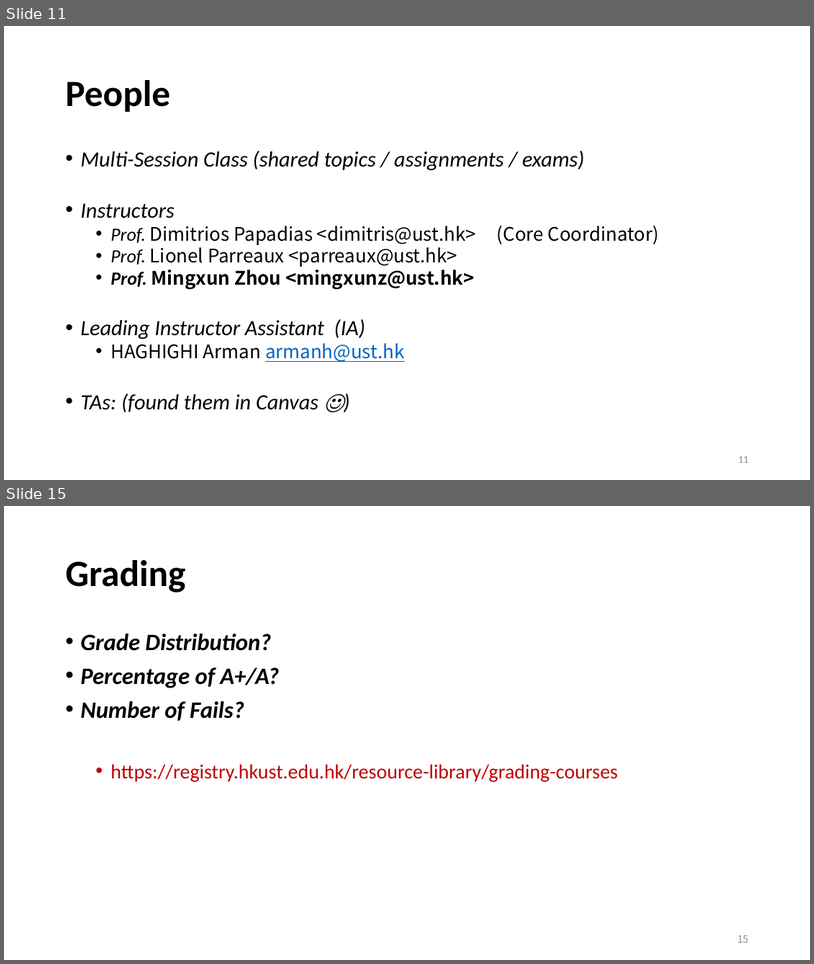
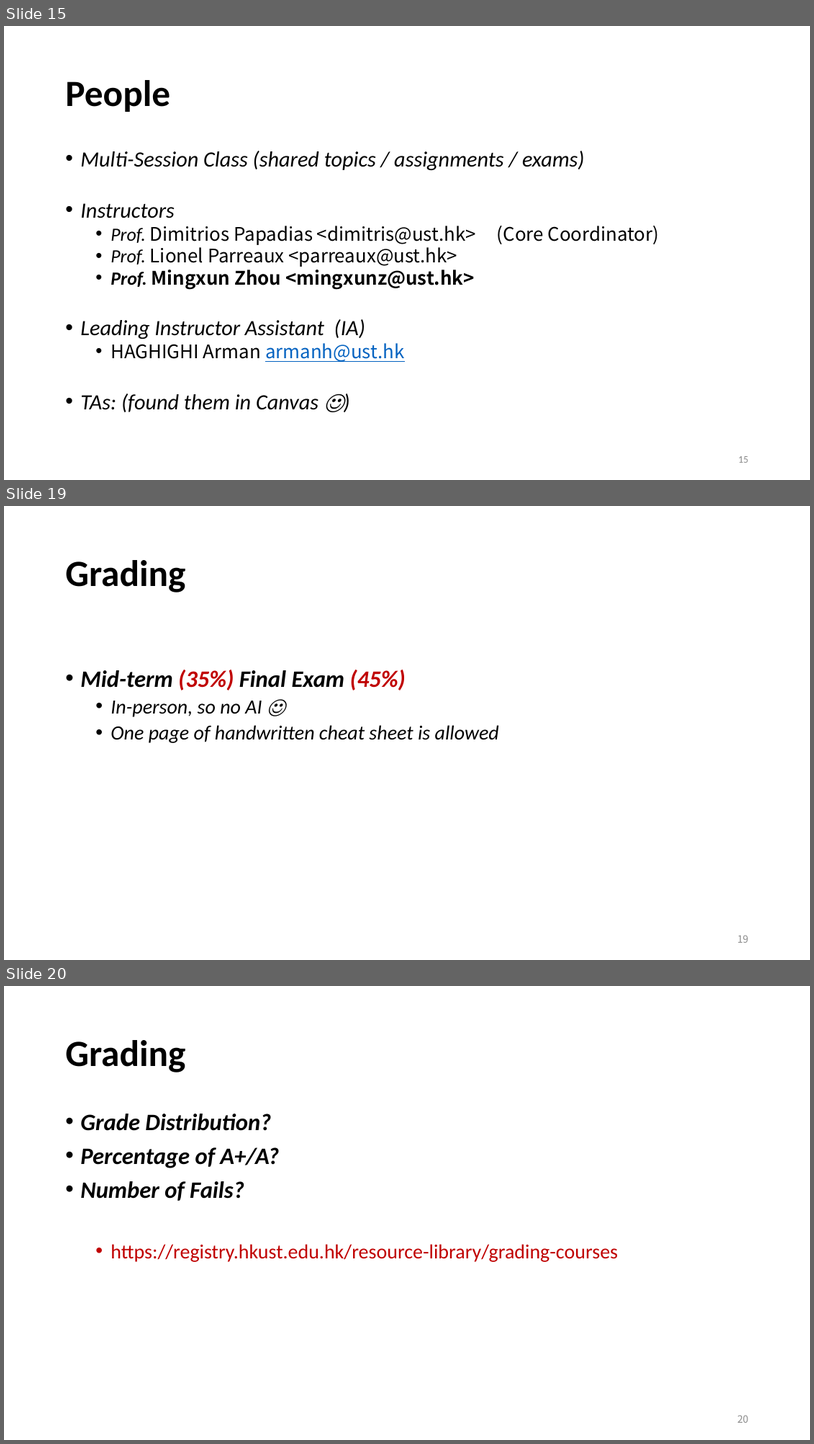
Before and after one commit to wuwuz/wuwuz.github.io, a slide deck: COMP2711/Materials/L00-Intro.pptx. Shown one above the other, each under a label of ours: slides 11 and 15 before the commit, slides 15, 19 and 20 after it; the slides between them are not shown. The pictures are 814x964 and 814x1444 pixels, drawn with LibreOffice and Linux fonts; fonts in the diff are those of the drawing. Boxes give left, top, right and bottom in pixels: in the first picture for what was removed or moved away, otherwise in the second. Text is boxed around its words. In the diff, an @@ line names an element or a change of style, - is before the commit and + after.

```diff
--- a/COMP2711/Materials/L00-Intro.pptx
+++ b/COMP2711/Materials/L00-Intro.pptx
@@ slide 19 added at (4, 506, 810, 960), background #FFFFFF @@
@@ title added at (65, 560, 185, 592), 44 pt, text #000000, bold @@
+Grading
@@ text added at (80, 669, 499, 743), 24 pt, text #000000, italic @@
+• Mid-term (35%) Final Exam (45%)
+  • In-person, so no AI ☺
+  • One page of handwritten cheat sheet is allowed
@@ page number added at (738, 935, 749, 942), 12 pt, text #8C8C8C @@
+19
@@ what was slide 11 is now slide 15 @@
@@ page number at (738, 456, 748, 462): text changed @@
-11
+15
@@ what was slide 15 is now slide 20 @@
@@ page number at (738, 1414, 749, 1422): text changed @@
-15
+20
```
Also in this commit, not shown: 3 slides changed, 4 other slides added.
